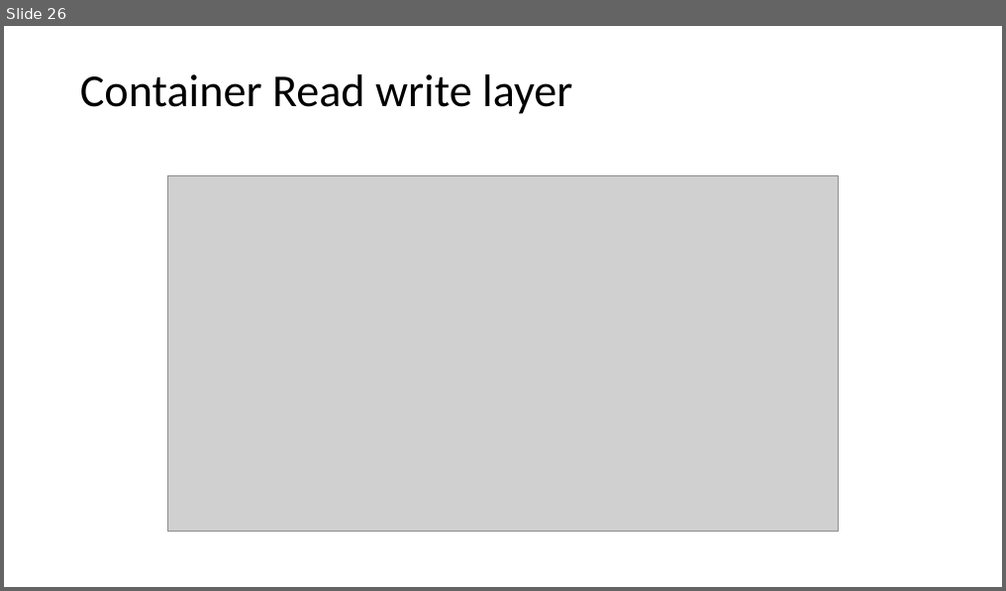
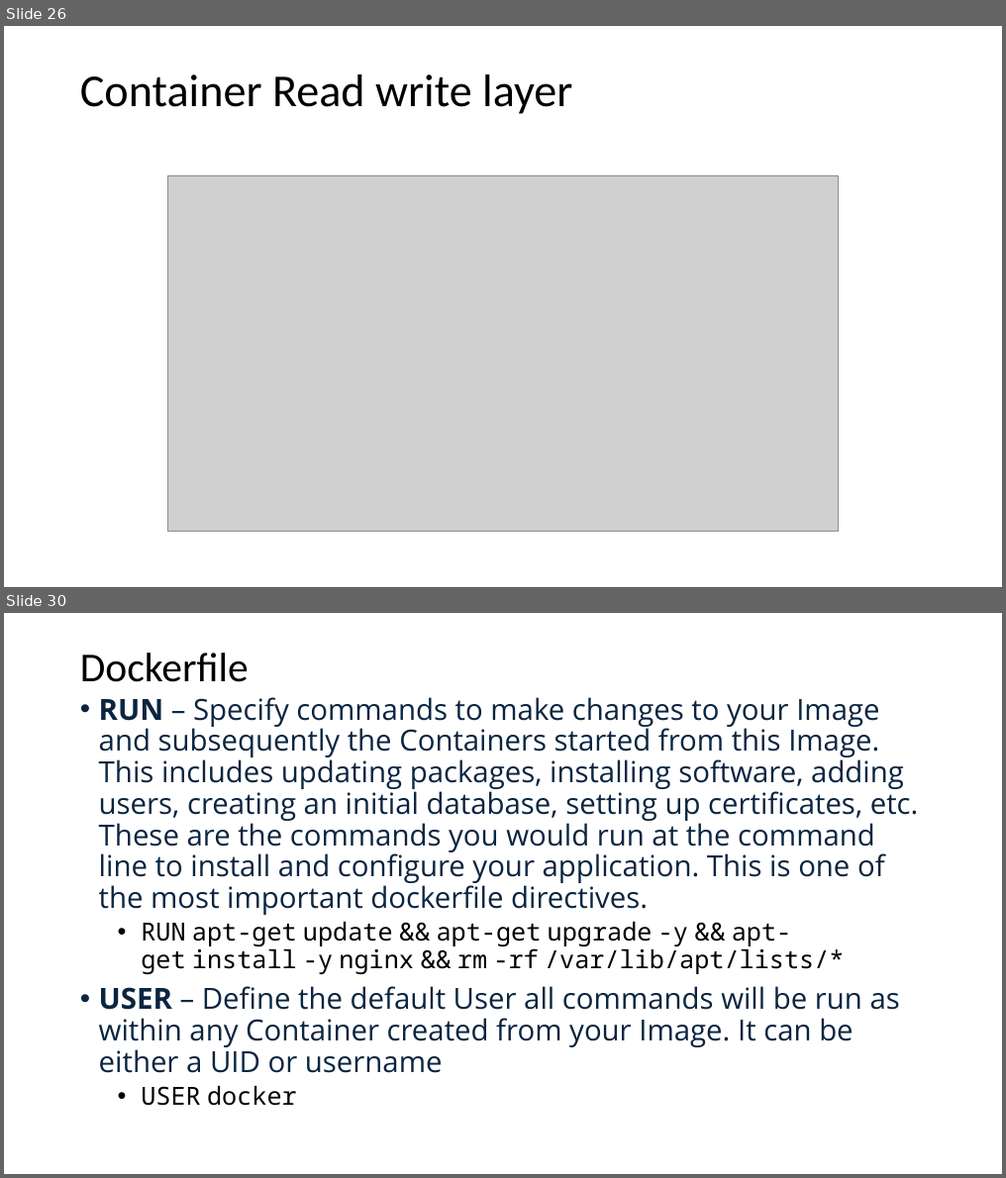
Before and after one commit to ajaigururajr/Docker, a slide deck: dockercommands.pptx. Shown one above the other, each under a label of ours: slide 26 before the commit, slides 26 and 30 after it; the slides between them are not shown. The pictures are 1006x591 and 1006x1178 pixels, drawn with LibreOffice and Linux fonts; fonts in the diff are those of the drawing; grey boxes stand for pictures. Boxes give left, top, right and bottom in pixels: in the first picture for what was removed or moved away, otherwise in the second. Text is boxed around its words. In the diff, an @@ line names an element or a change of style, - is before the commit and + after.

```diff
--- a/dockercommands.pptx
+++ b/dockercommands.pptx
@@ slide 30 added at box(4, 613, 1002, 1174), background #FFFFFF @@
@@ title added at box(80, 653, 249, 682), 39.6 pt, text #000000 @@
+Dockerfile
@@ text added at box(99, 697, 919, 1106), 28 pt, text #0A2540 @@
+• RUN – Specify commands to make changes to your Image and subsequently the Containers started from this Image. This includes updating packages, installing software, adding users, creating an initial database, setting up certificates, etc. These are the commands you would run at the command line to install and configure your application. This is one of the most important dockerfile directives.
+  • RUN apt-get update && apt-get upgrade -y && apt-get install -y nginx && rm -rf /var/lib/apt/lists/*
+• USER – Define the default User all commands will be run as within any Container created from your Image. It can be either a UID or username
+  • USER docker
```
Also in this commit, not shown: 6 other slides added, 21 other files.
